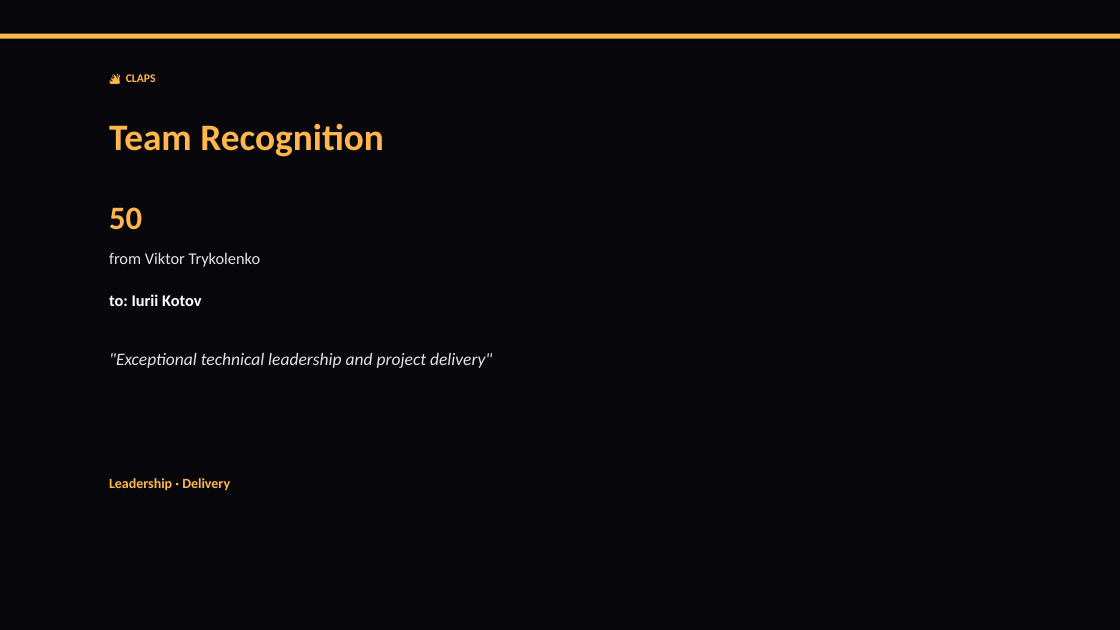
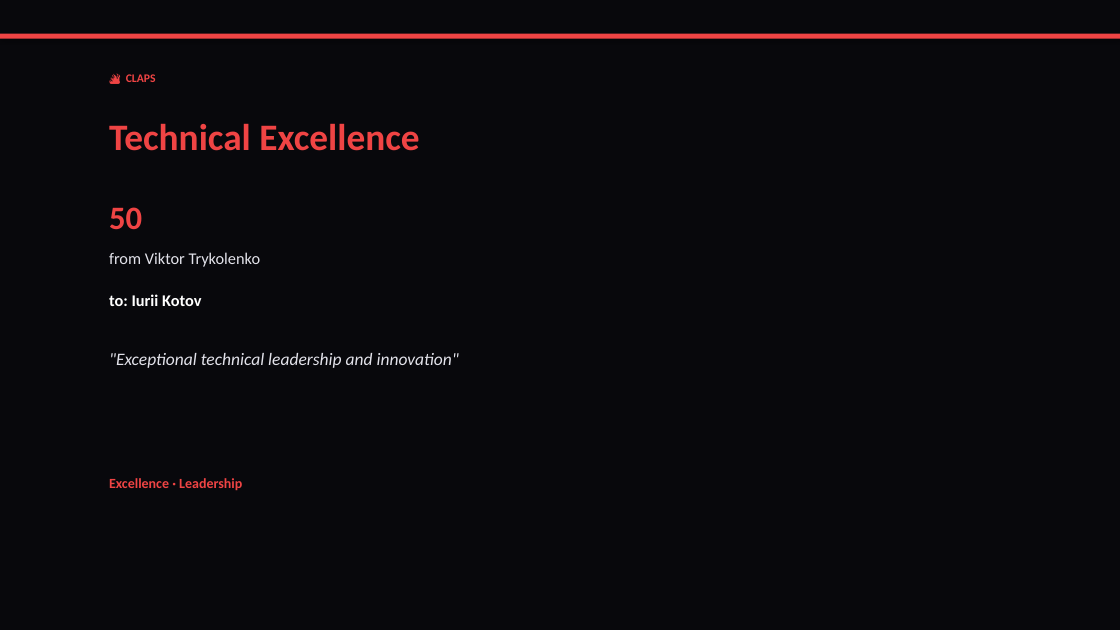
Before and after one commit to liliyagarifullina-maker/appodeal-pulse, a slide deck: slide 8 of data/archive/pulse_2026-03-14.pptx (slide 4 before the commit). Drawn at 1120x630 pixels with LibreOffice and Linux fonts; fonts in the diff are those of the drawing. Boxes give left, top, right and bottom in pixels: in the first picture for what was removed or moved away, otherwise in the second. Text is boxed around its words. In the diff, an @@ line names an element or a change of style, - is before the commit and + after.

```diff
--- a/data/archive/pulse_2026-03-14.pptx
+++ b/data/archive/pulse_2026-03-14.pptx
@@ rectangle at bbox=[0, 34, 1120, 39]: fill #FFB74D to #EF4444 @@
@@ text "🔥 CLAPS" at bbox=[126, 74, 156, 82]: text colour #FFB74D to #EF4444 @@
@@ text at bbox=[109, 123, 419, 151]: text changed; text colour #FFB74D to #EF4444 @@
-Team Recognition
+Technical Excellence
@@ text "50" at bbox=[109, 207, 142, 230]: text colour #FFB74D to #EF4444 @@
@@ text at bbox=[109, 353, 459, 368]: text changed @@
-"Exceptional technical leadership and project delivery"
+"Exceptional technical leadership and innovation"
@@ text at bbox=[109, 478, 242, 491]: text changed; text colour #FFB74D to #EF4444 @@
-Leadership · Delivery
+Excellence · Leadership
```
Also in this commit, not shown: 13 other slides changed, 5 slides added, 3 slides removed, 2 other files.
